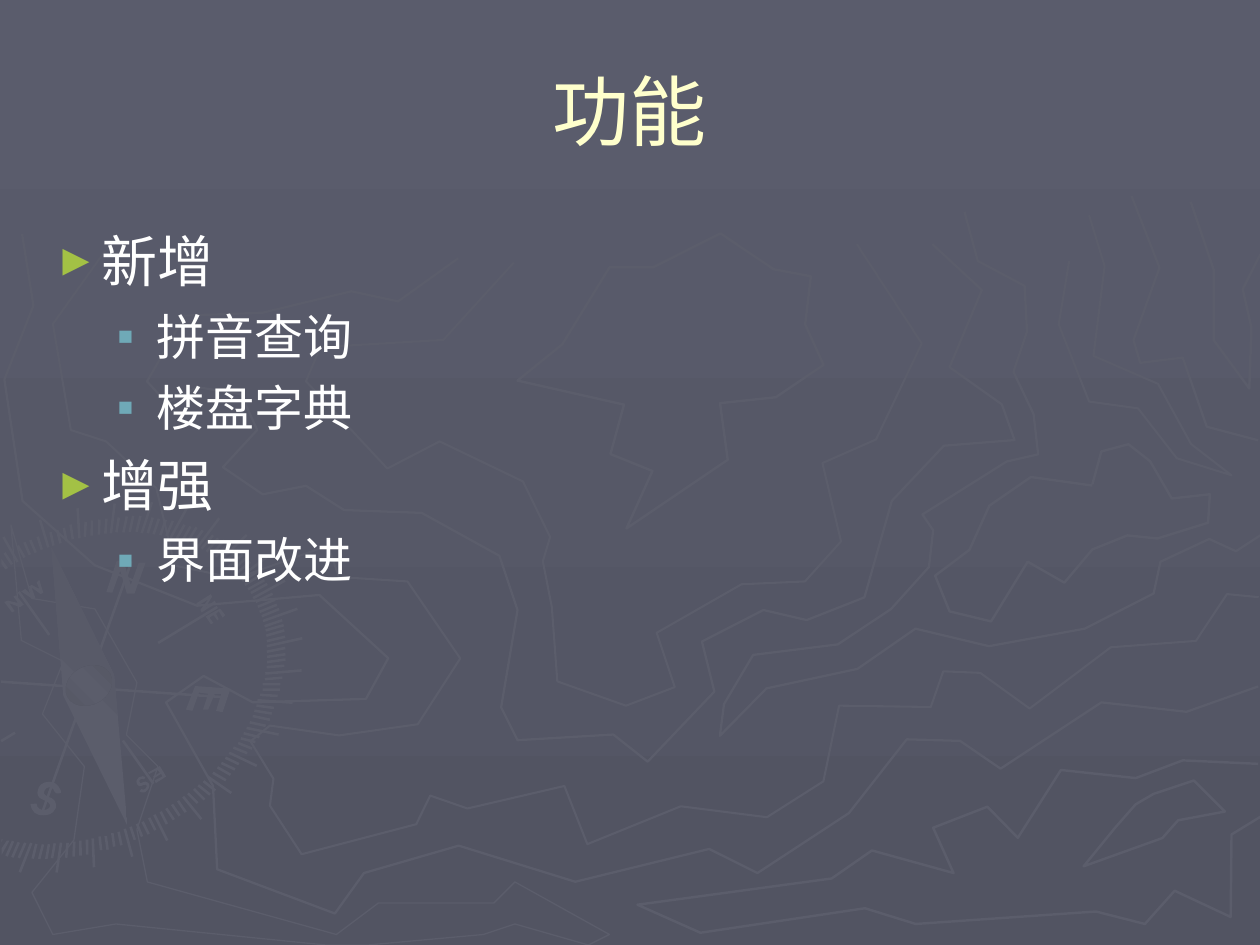
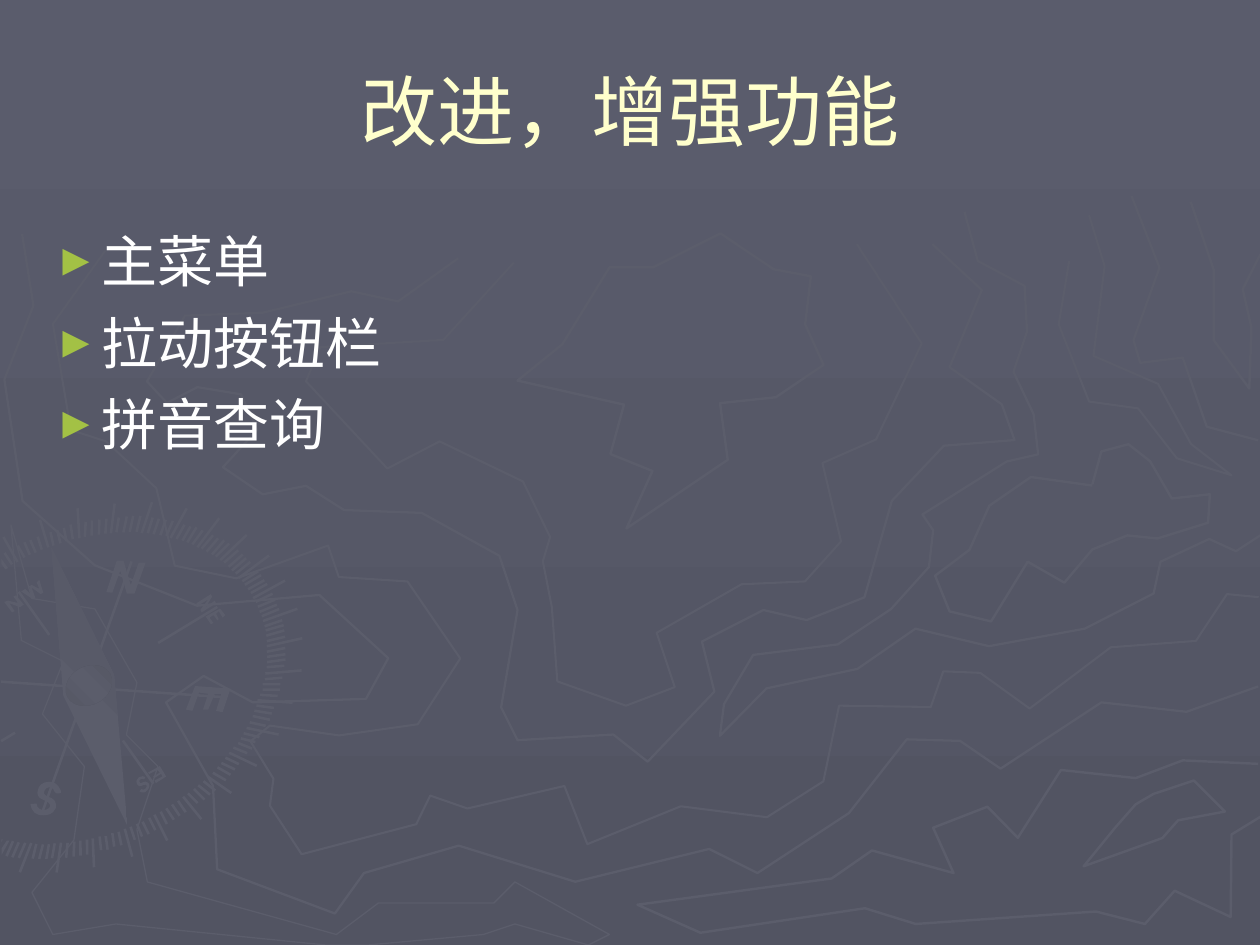
Before and after one commit to honj51/ideacode, a slide deck: slide 4 of doc/房产中介管理/2阶段项目计划.ppt (slide 3 before the commit). Drawn at 1260x945 pixels with LibreOffice and Linux fonts; fonts in the diff are those of the drawing. Boxes give left, top, right and bottom in pixels: in the first picture for what was removed or moved away, otherwise in the second. Text is boxed around its words. In the diff, an @@ line names an element or a change of style, - is before the commit and + after.

```diff
--- a/doc/房产中介管理/2阶段项目计划.ppt
+++ b/doc/房产中介管理/2阶段项目计划.ppt
@@ title at [360, 75, 899, 148]: text changed @@
-功能
+改进，增强功能
@@ text at [101, 235, 381, 369]: text changed @@
-► 新增
+► 主菜单
+► 拉动按钮栏
@@ text at [101, 384, 352, 582]: paragraphs removed @@
-  ▪ 楼盘字典
-► 增强
-  ▪ 界面改进
@@ text at [101, 397, 325, 450]: size 28 to 32 pt in "拼音查询"; bullet ▪ to ►; list level 2 to 1 in "拼音查询"; bullet colour #6FA9B7 to #A3C145 @@
```
Also in this commit, not shown: 2 other slides changed, 1 slide added, 3 other files.
